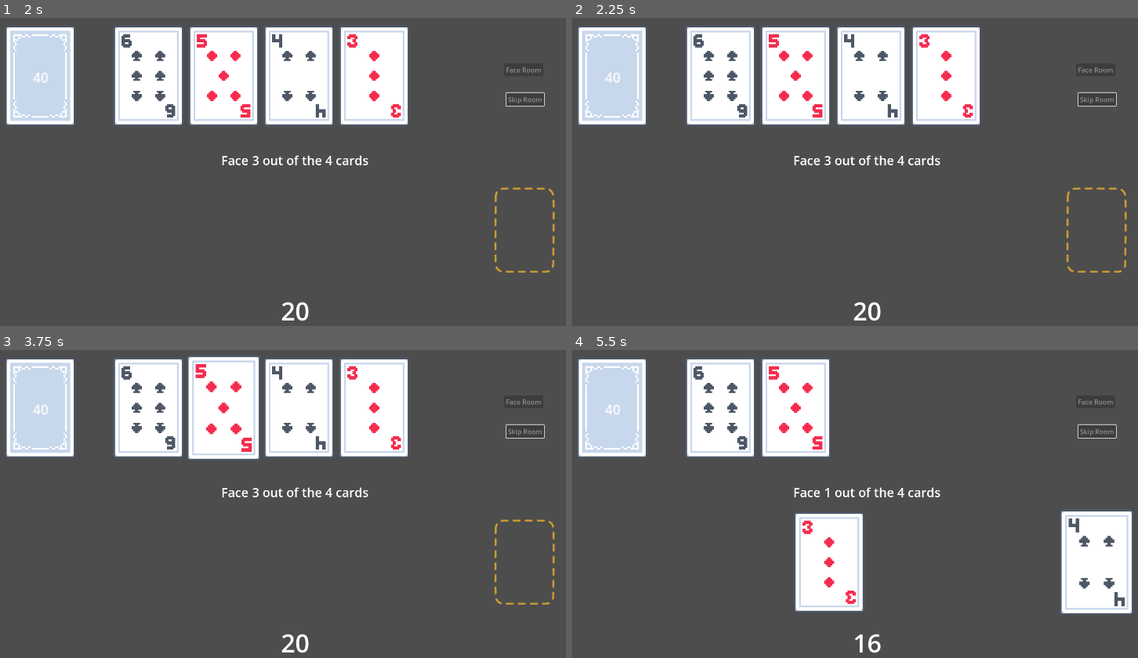
Above: before the commit, frames 1-4 (two rows, left to right).
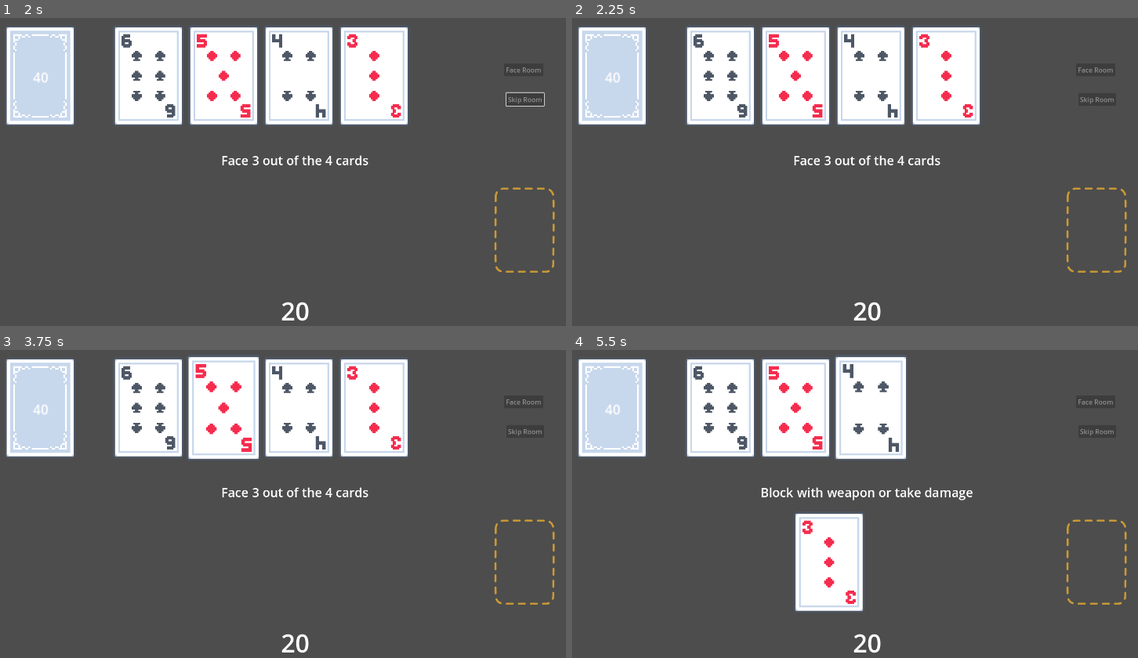
Above: after the commit, the same moments.

Repository: farns71678/GodotScoundrel
Game: Godot game, scene res://Scenes/Main.tscn
Two runs of this game, one before a commit and one after it. Both use one fixed random seed, a clock stepped at 60 frames per second and the inputs below.
Inputs (mouse positions are in pixels of both pictures, inside the frame that each line leads up to):
- Up to frame 1 (2 s): click (526, 230) at 0.52 s; click "Skip Room" at 1.25 s
- Up to frame 2 (2.25 s): click (1098, 230) at 2.02 s
- Up to frame 3 (3.75 s): click (526, 562) at 2.77 s; tap Enter at 3.5 s; drag from (147, 408) to (373, 408) at 3.52 s
- Up to frame 4 (5.5 s): drag from (792, 408) to (855, 528) at 4.27 s; tap Space at 5 s; move the mouse to (871, 408) at 5.02 s; click (871, 408) at 5.17 s

Frame 1 is identical in both runs. In frame 2, less than 0.1% of the frame differs, in the area x 89-97%, y 23-29%; in frame 3, less than 0.1%; in frame 4, 9.7%, in the area x 33-100%, y 1-99%.

Commit message:
Weapon Progress

Diff:
--- a/Scenes/Discard.tscn
+++ b/Scenes/Discard.tscn
@@ -7,6 +7,7 @@
 script = ExtResource("1_la3hf")
 
 [node name="TextureRect" type="TextureRect" parent="."]
+visible = false
 z_index = -2
 offset_left = -75.6
 offset_top = -105.6
@@ -14,3 +15,13 @@
 offset_bottom = 246.4
 scale = Vector2(0.6, 0.6)
 texture = ExtResource("2_7xehr")
+
+[node name="TextureButton" type="TextureButton" parent="."]
+offset_left = -75.6
+offset_top = -105.6
+offset_right = 176.4
+offset_bottom = 246.4
+scale = Vector2(0.6, 0.6)
+texture_normal = ExtResource("2_7xehr")
+
+[connection signal="pressed" from="TextureButton" to="." method="_on_discard_pile_clicked"]
--- a/Scripts/card_manager.gd
+++ b/Scripts/card_manager.gd
@@ -83,7 +83,14 @@
 		card.z_index = 2;
 	else:
 		card.scale = Vector2(1, 1)
-		card.z_index = 1;
+		var weapon_stack: Array[Card] = room_reference.weapon_stack;
+		var weapon_index = weapon_stack.find(card);
+		if (weapon_index >= 0):
+			card.z_index = -1 * weapon_index;
+		elif (card == room_reference.equiped_weapon):
+			card.z_index = 1;
+		else:
+			card.z_index = 1;
 
 
 func raycast_check_for_card():
--- a/Scripts/discard.gd
+++ b/Scripts/discard.gd
@@ -19,3 +19,7 @@
 	$"../Room".animate_card_to_position(card, discard_pos);
 	card.z_index = len(discard_pile) - 1;
 	card.source_position = discard_pos;
+
+func _on_discard_pile_clicked() -> void:
+	$"../Room"._on_discard_pile_clicked();
+	pass # Replace with function body.
--- a/Scripts/room.gd
+++ b/Scripts/room.gd
@@ -90,7 +90,7 @@
 
 func fight_monster(card: Card):
 	selected_card = card;
-	if (equiped_weapon && equiped_weapon.value > card.value):
+	if (equiped_weapon && (!len(weapon_stack) || weapon_stack[len(weapon_stack) - 1].value > card.value)):
 		set_instruction("Block with weapon or take damage");
 		room_state = ROOM_STATE.DEFEND;
 	else:
@@ -135,8 +135,9 @@
 	var weapon_num = len(weapon_stack) + 1;
 	for i in range(weapon_num):
 		var weapon: Card = equiped_weapon if i == 0 else weapon_stack[i - 1];
+		weapon.z_index = -1 * i + 1;
 		var pos = Vector2(center_screen - (WEAPON_CARD_SIZE + offset * i) / 2, WEAPON_STACK_Y_POSITION);
-		animate_card_to_position(weapon, pos, 0.3);
+		animate_card_to_position(weapon, pos);
 
 
 func _on_card_left_click_released(card: Card):
@@ -155,22 +156,27 @@
 			#discard_reference.add_card_to_discard_pile(room[i]);
 			room[i] = null;
 
-			if (room.count(null) == 3):
+			if (room.count(null) == 3 && room_state != ROOM_STATE.DEFEND):
 				face_btn.disabled = false;
 				skip_btn.disabled = false;
 				advance_room();
 				set_instruction("Face or Skip room");
 
-			set_instruction("Face " + str(3 - room.count(null)) + " out of the 4 cards");
+			if (room_state == ROOM_STATE.NORMAL):
+				set_instruction("Face " + str(3 - room.count(null)) + " out of the 4 cards");
 			break;
 
 	if (!card_is_in_room):
 		if (card == equiped_weapon && room_state == ROOM_STATE.DEFEND):
-			var reduced_damage = min(0, selected_card.value - equiped_weapon.value);
+			var reduced_damage = max(0, selected_card.value - equiped_weapon.value);
 			take_damage(reduced_damage);
 			weapon_stack.push_back(selected_card);
 			shift_weapon_stack();
 			selected_card = null;
+			room_state = ROOM_STATE.NORMAL;
+			if (room.count(null) == 3):
+				advance_room();
+				set_instruction("Face or Skip room");
 			# defend weapon stuff
 
 func _on_skip_room_btn_pressed() -> void:
@@ -195,3 +201,13 @@
 			timer.autostart = true;
 			add_child(timer);
 	advance_room();
+
+func _on_discard_pile_clicked():
+	if (room_state == ROOM_STATE.DEFEND):
+		take_damage(selected_card.value);
+		discard_reference.add_card_to_discard_pile(selected_card);
+		selected_card = null;
+		room_state = ROOM_STATE.NORMAL;
+		if (room.count(null) == 3):
+			advance_room();
+			set_instruction("Face or Skip room");
